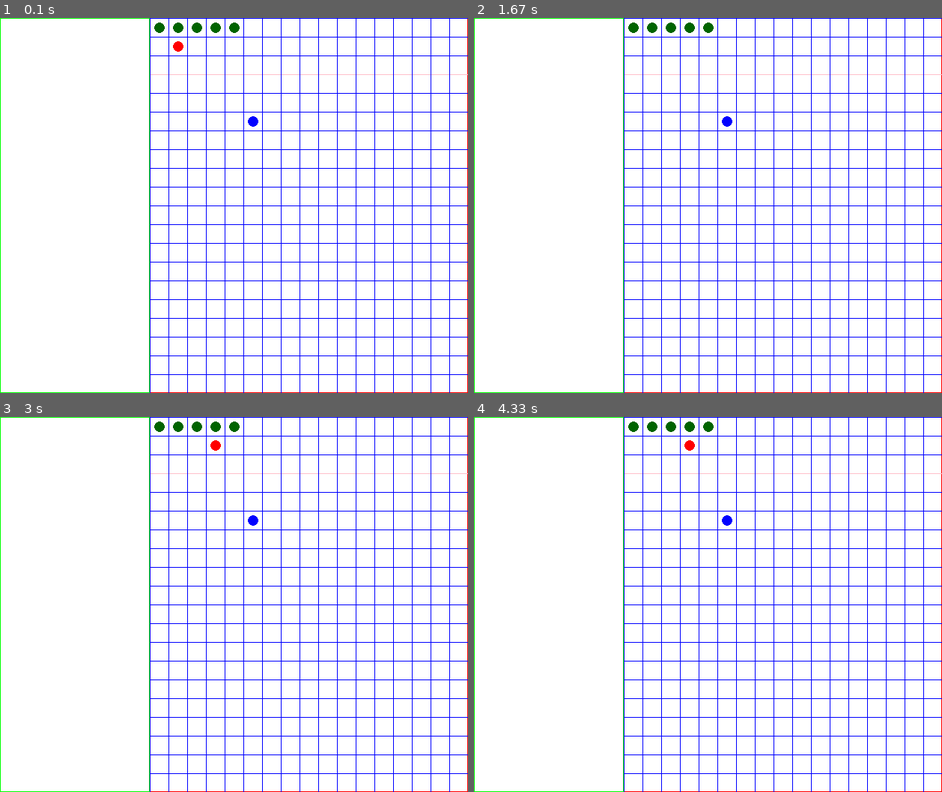
Above: before the commit, frames 1-4 (two rows, left to right).
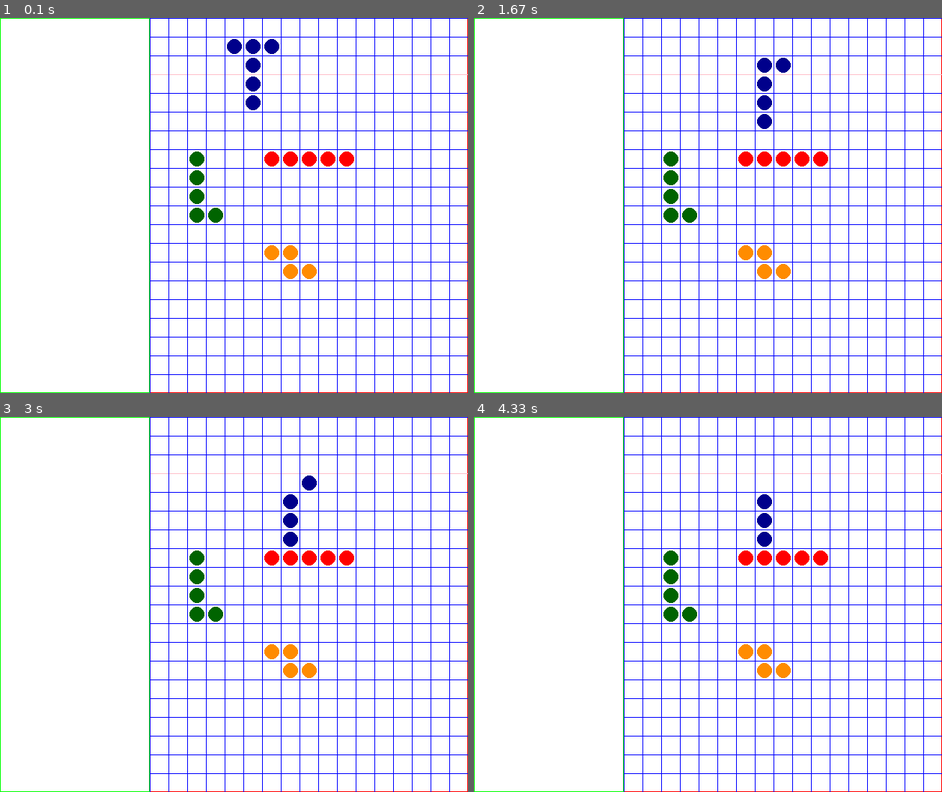
Above: after the commit, the same moments.

Repository: RoboAI/Tetris-in-Pygame
Game: pygame game, started from TetrisPygame.py
Same seed, same stepped clock (60 frames per second), same inputs: the game is played once before the commit and once after it.
Inputs:
- Up to frame 1 (0.1 s): no input
- Up to frame 2 (1.67 s): hold A 0.33-0.8 s; hold Right 0.33-0.8 s; hold Right 0.83-1.3 s; hold Up 1.33-1.63 s
- Up to frame 3 (3 s): hold Right 1.67-2.13 s; tap A at 1.82 s; hold Left 2.17-2.7 s; hold Down from 2.73 s (still down)
- Up to frame 4 (4.33 s): release Down at 3.03 s; hold Left 3.07-3.47 s; tap A at 3.22 s; hold Right from 3.9 s (still down)

The runs differ from the first frame. In frame 1, 2.3% of the frame differs, in the area x 32-76%, y 1-70%; in frame 2, 2.2%; in frame 3, 2.1%; in frame 4, 2.0%.

Commit message:
working: full collision, movement, colouring

Diff:
--- a/TetrisPygame.py
+++ b/TetrisPygame.py
@@ -99,6 +99,7 @@
     def __init__(self):
         super().__init__()
         self.shape: float = [0,0]
+        self.colour = "dark blue"
 
     def __init__(self, x: float, y: float):
         super().__init__()
@@ -114,14 +115,6 @@
 
     def get_bounds(self):
         return [self.shape[0]-1, self.shape[1]-1, 1, 1]
-
-    def check_collision(self, dot: Tetrimino) -> bool:
-        others_bounds = dot.get_bounds()
-        if (others_bounds[0] <= self.shape[0] and self.shape[0] <= (others_bounds[0] + others_bounds[2]) and
-            others_bounds[1] <= self.shape[1] and self.shape[1] <= (others_bounds[1] + others_bounds[3])):
-            return True
-        else:
-            return False
 
     def check_collision(self, col_direction, colliding_object: Tetrimino):
         if(self.shape[0] - colliding_object.shape[0] == 0 and
@@ -193,15 +186,11 @@
             return False
 
 
-class IBlock(TetriminoBlock):
-    def __init__(self):
-        super().__init__()
-        self.shape = [[0,0],[1,0],[2,0],[3,0],[4,0]]
-
-
 class TetriminoShape():
     def __init__(self) -> None:
         self.blocks: TetriminoDot = []
+        self.colour = "dark blue"
+        self.moving = True
 
     def set_shape(self, shape_points):
         for single_block in shape_points:
@@ -215,6 +204,10 @@
     def add_to_pos(self, x, y):
         for b in self.blocks:
             b.add_to_pos(x, y)
+
+    def set_colour(self, colour):
+        for b in self.blocks:
+            b.colour = colour
 
     def check_collision(self, col_direction, colliding_object: TetriminoDot):
         for b in self.blocks:
@@ -223,10 +216,15 @@
                 return result
         return ([False, "none"])
 
-
-
-#class TheGame(SingleDot):
-    #def __init__(self):
+    def check_collision_with_shape(self, col_direction, colliding_shape):
+        for b in self.blocks:
+            for b2 in colliding_shape.blocks:
+                result = b.check_collision(col_direction, b2)
+                if(result[0] == True):
+                    return result
+        return ([False, "none"])
+
+
 
 class SingleSquare:
     def __init__(self):
@@ -238,6 +236,11 @@
         self.rect[0] += x
         self.rect[1] += y
 
+IBlock = [[0,0],[1,0],[2,0],[3,0],[4,0]]
+TBlock = [[0,0],[1,0],[2,0],[1,1],[1,2],[1,3]]
+LBlock = [[0,0],[0,1],[0,2],[0,3],[1,3]]
+ZBlock = [[0,0],[1,0],[1,1],[2,1]]
+SQBlock = [[0,0],[1,0],[0,1],[1,1]]
 
 pygame.init()
 
@@ -257,14 +260,18 @@
              grid_width, grid_height]
 grid_square_size = grid_height / grid_num_of_squares
 grid_block_distance = get_distance(0, 0, grid_square_size, grid_square_size)
+grid_offset_x = grid_rect[0] + (grid_square_size / 2) + 1
+grid_offset_y = grid_rect[1] + (grid_square_size / 2) + 1
 
 # time calculator for shapes movement interval
-shapes_tick_interval = 500 # in milliseconds; move shape every xxx milliseconds
+shapes_tick_interval = 750 # in milliseconds; move shape every xxx milliseconds
 
 # Set up the drawing window
 screen = pygame.display.set_mode([screen_width, screen_height])
 
 counter = 0
+
+#used to calculate time between frames to control gameplay
 time_passed = 0
 
 # Get the Clock to limit frame-rate
@@ -277,28 +284,63 @@
 single_box.rect = [grid_rect[0], 0, grid_square_size, grid_square_size]
 #-----------------
 single_dot = TetriminoDot(0, 0)
-single_dot.set_pos( grid_rect[0] + (grid_square_size / 2) + 1,
-                    grid_rect[1] + (grid_square_size / 2) + 1)
+single_dot.set_pos(grid_offset_x, grid_offset_y)
 single_dot.add_to_pos(grid_square_size * 5, grid_square_size * 5)
 #------------------
 moving_dot = TetriminoDot(0,0)
-moving_dot.set_pos( grid_rect[0] + (grid_square_size / 2) + 1,
-                    grid_rect[1] + (grid_square_size / 2) + 1)
+moving_dot.set_pos(grid_offset_x, grid_offset_y)
 moving_dot.add_to_pos(grid_square_size, grid_square_size)
 moving_dot.moving = False
-#------------------
-i_block = IBlock()
-i_block.set_pos(grid_rect[0] + (grid_square_size / 2) + 1,
-                grid_rect[1] + (grid_square_size / 2) + 1)
-#-----------------
-i_block2 = TetriminoShape()
-i_block2.set_shape([[0,0],[1,0],[2,0],[3,0],[4,0]])
-i_block2.set_pos(grid_rect[0] + (grid_square_size / 2) + 1,
-                    grid_rect[1] + (grid_square_size / 2) + 1)
+#-----------------
+I_block = TetriminoShape()
+I_block.set_shape(IBlock.copy())
+I_block.set_pos(grid_offset_x, grid_offset_y)
+I_block.add_to_pos(grid_square_size * 6, grid_square_size * 7)
+I_block.set_colour("red")
+#-----------------
+T_block = TetriminoShape()
+T_block.set_shape(TBlock.copy())
+T_block.set_pos(grid_offset_x, grid_offset_y)
+T_block.add_to_pos(grid_square_size * 4, grid_square_size)
+T_block.set_colour("dark blue")
+#-----------------
+L_block = TetriminoShape()
+L_block.set_shape(LBlock.copy())
+L_block.set_pos(grid_offset_x, grid_offset_y)
+L_block.add_to_pos(grid_square_size * 2, grid_square_size * 7)
+L_block.set_colour("dark green")
+#-----------------
+Z_block = TetriminoShape()
+Z_block.set_shape(ZBlock.copy())
+Z_block.set_pos(grid_offset_x, grid_offset_y)
+Z_block.add_to_pos(grid_square_size * 6, grid_square_size * 12)
+Z_block.set_colour("dark orange")
+#-----------------
+moving_dot = T_block
+single_dot = I_block
+game_shapes = [I_block, L_block, Z_block]
+
+
 
 def draw_shape(tetri_blocks: TetriminoShape):
-    for x in tetri_blocks.blocks:
-        pygame.draw.circle(screen, "dark green", x.shape, 7, 7)
+    for block in tetri_blocks.blocks:
+        pygame.draw.circle(screen, block.colour, block.shape, 10, 10)
+
+
+def move_shape_by_one(direction, shape: TetriminoShape):
+    for single_shape in game_shapes:
+        result = moving_dot.check_collision_with_shape(direction, single_shape)
+        if(result[0] == True):
+            return
+
+    if(direction == "left"):
+        shape.add_to_pos(-grid_square_size, 0)
+    elif(direction == "right"):
+        shape.add_to_pos(grid_square_size, 0)
+    elif(direction == "up"):
+        shape.add_to_pos(0, -grid_square_size)
+    elif(direction == "down"):
+        shape.add_to_pos(0, grid_square_size)
 
 
 counter2 = 0
@@ -313,35 +355,22 @@
 
         elif event.type == pygame.KEYDOWN:
             if(event.key == pygame.K_LEFT):
-                result = moving_dot.check_collision("left", single_dot)
-                if(result[0] == False):
-                    #pygame.display.set_caption("left!! ")
-                    moving_dot.add_to_pos(-grid_square_size, 0)
-                else:
-                    pygame.display.set_caption("left blocked!! ")
+                move_shape_by_one("left", moving_dot)
 
             elif event.key == pygame.K_RIGHT:
-                result = moving_dot.check_collision("right", single_dot)
-                if(result[0] == False):
-                    #pygame.display.set_caption("right!! ")
-                    moving_dot.add_to_pos(grid_square_size, 0)
+                move_shape_by_one("right", moving_dot)
 
             elif event.key == pygame.K_UP:
-                result = moving_dot.check_collision("up", single_dot)
-                if(result[0] == False):
-                    #pygame.display.set_caption("up!! ")
-                    moving_dot.add_to_pos(0, -grid_square_size)
+                move_shape_by_one("up", moving_dot)
 
             elif event.key == pygame.K_DOWN:
-                result = moving_dot.check_collision("down", single_dot)
-                if(result[0] == False):
-                    #pygame.display.set_caption("down!! ")
-                    moving_dot.add_to_pos(0, grid_square_size)
-                else:
-                    pygame.display.set_caption("down blocked!! ")
-
-            get_angle(moving_dot.shape, single_dot.shape)
-            get_distance_from_pts(moving_dot.shape, single_dot.shape)
+                move_shape_by_one("down", moving_dot)
+
+            elif event.key == pygame.K_a:
+                del moving_dot.blocks[0]
+
+            #get_angle(moving_dot.shape, single_dot.shape)
+            #get_distance_from_pts(moving_dot.shape, single_dot.shape)
             #get_distance(0,0,grid_square_size, grid_square_size)
 
     # Fill the background with white
@@ -357,32 +386,25 @@
         #pygame.display.set_caption(str(time_passed))
         time_passed = 0
 
-        #pygame.display.set_caption(str(grid_square_size))
-
-        if moving_dot.moving == True:
+        #if moving_dot.moving == True:
             # do a dummy move to check for collision
-            moving_dot.add_to_pos(grid_square_size, grid_square_size)
+            #moving_dot.add_to_pos(grid_square_size, grid_square_size)
 
             # if colliding..
-            if moving_dot.check_collision(single_dot):
+            # if moving_dot.check_collision(single_dot, single_dot):
                 #stop object
-                moving_dot.moving = False
+                #moving_dot.moving = False
                 # move the object back to its previous point
-                moving_dot.add_to_pos(-grid_square_size, -grid_square_size)
-                pygame.display.set_caption("Collided!! ")
-
-
-
-
+                #moving_dot.add_to_pos(-grid_square_size, -grid_square_size)
+                #pygame.display.set_caption("Collided!! ")
+
+        move_shape_by_one("down", moving_dot)
 
     #--------------------------------------------------------------
 
-    #pygame.draw.rect(screen, "dark green", single_box.rect, 100)
-    pygame.draw.circle(screen, "blue", single_dot.shape, 7, 7)
-    pygame.draw.circle(screen, "red", moving_dot.shape, 7, 7)
-    #for box in i_block.shape:
-        #pygame.draw.circle(screen, "blue", box, 2)
-    draw_shape(i_block2)
+    draw_shape(moving_dot)
+    for game_shape in game_shapes:
+        draw_shape(game_shape)
 
     # Flip the display
     pygame.display.flip()
--- a/TetrisPygame2.py
+++ /dev/null
@@ -1,372 +0,0 @@
-import pygame
-import math
-
-def draw_grid(box_top):
-    start_x = grid_rect[0]
-    start_y = grid_rect[1]
-    end_x = start_x + grid_width
-    end_y = start_y + grid_height
-    grid_spacing = grid_square_size
-
-    for y in range(end_y):
-        pygame.draw.line(screen,
-                         "blue",
-                         (start_x, start_y + (y * grid_spacing)),
-                         (end_x, start_y + (y * grid_spacing)), 1)
-        if(y == 3):
-            pygame.draw.line(screen,
-                         "pink",
-                         (start_x, start_y + (y * grid_spacing)),
-                         (end_x, start_y + (y * grid_spacing)), 1)
-
-
-    for x in range(end_x):
-        pygame.draw.line(screen,
-                         "blue",
-                         (start_x + (x * grid_spacing), start_y),
-                         (start_x + (x * grid_spacing), end_y), 1)
-
-def get_angle(p1, p2):
-    # Difference in x coordinates
-    dx = p2[0] - p1[0]
-
-    # Difference in y coordinates
-    dy = p2[1] - p1[1]
-
-    # Angle between p1 and p2 in radians
-    theta = math.atan2(dy, -dx)
-
-    #convert to degrees
-    x = math.degrees(theta)
-
-    pygame.display.set_caption(str(x))
-
-    return x
-
-def get_distance(x1, y1, x2, y2):
-    distance = math.sqrt(((x2 - x1) ** 2) + (y2 - y1) ** 2)
-    #pygame.display.set_caption(str(distance))
-    return distance
-
-def get_distance_from_pts(p1, p2):
-    return get_distance(p1[0], p1[1], p2[0], p2[1])
-
-
-class Tetrimino:
-    def __init__(self):
-        self.moving: bool = True # used to stop object from moving any further
-        self.alive: bool = True # used to destroy this object (e.g. layer complete)
-        self.pos: float = [0,0]
-        self.shape: float = [[0,0]]
-
-    ### not tested
-    #def __init__(self, x: float, y: float) -> None:
-        #self.__init__()
-        #self.set_pos(self, x, y)
-
-    def set_pos(self, x: float, y: float):
-        self.pos[0] = x
-        self.pos[1] = y
-
-    def add_to_pos(self, x:float, y:float):
-        self.pos[0] += x
-        self.pos[1] += y
-
-    def get_bounds(self):
-        return self.pos
-
-    def check_collision(self, tetrimino) -> bool:
-        others_bounds = tetrimino.get_bounds()
-        if(self.pos[0] == others_bounds[0] and self.pos[1] == others_bounds[1]):
-            return True
-        else:
-            return False
-
-    # rotate
-    def rotate(degrees: int):
-        pass
-
-    # object can draw itself
-    def draw(self, pygame, screen):
-        pass
-
-    # should rotate once. Clockwise if True, Anti-Clockwise if False
-    def rotate(self, direction):
-        pass
-
-
-class TetriminoDot(Tetrimino):
-    def __init__(self):
-        super().__init__()
-        self.shape: float = [0,0]
-
-    def __init__(self, x: float, y: float):
-        super().__init__()
-        self.shape: float = [x, y]
-
-    def get_bounds(self):
-        return [self.shape[0]-1, self.shape[1]-1, 1, 1]
-
-    def check_collision(self, dot: Tetrimino) -> bool:
-        others_bounds = dot.get_bounds()
-        if (others_bounds[0] <= self.shape[0] and self.shape[0] <= (others_bounds[0] + others_bounds[2]) and
-            others_bounds[1] <= self.shape[1] and self.shape[1] <= (others_bounds[1] + others_bounds[3])):
-            return True
-        else:
-            return False
-
-    def check_collision(self, col_direction, colliding_object: Tetrimino):
-        if(self.shape[0] - colliding_object.shape[0] == 0 and
-           self.shape[1] - colliding_object.shape[1] == 0):
-            return ([True, "all"])
-
-        angle = get_angle(self.shape, colliding_object.shape)
-        distance = get_distance_from_pts(self.shape, colliding_object.shape)
-
-        if(distance > grid_block_distance):
-            return ([False, "all"])
-
-        if(col_direction == "left"):
-            if(angle == 0):
-                return ([True, col_direction])
-
-        elif(col_direction == "right"):
-            if(angle == 180):
-                return ([True, col_direction])
-
-        elif(col_direction == "down"):
-            if(angle == 90):
-                return ([True, col_direction])
-
-        elif(col_direction == "up"):
-            if(angle == -90):
-                return ([True, col_direction])
-
-        return ([False, "none"])
-
-
-class TetriminoBlock(Tetrimino):
-    def __init__(self):
-        super().__init__()
-        self.shape = [[]]
-
-    # set pos to be placed on the grid
-    def set_pos(self, x: float, y: float):
-        super().set_pos(x, y)
-        for i in range(len(self.shape)):
-            self.shape[i][0] = (self.shape[i][0] * grid_square_size) + x
-            self.shape[i][1] = (self.shape[i][1] * grid_square_size) + y
-
-    # add x and y to their respective coordinates
-    def add_to_pos(self, x: float, y: float):
-        super().add_to_pos(x, y)
-        for coords in self.shape:
-            coords[0] += x
-            coords[1] += y
-
-    #not working
-    def rotate(self, degrees: int):
-        abc = grid_rect[0] + (grid_square_size / 2) + 1
-        for coords in self.shape:
-            new_x = (((coords[0] / grid_square_size) - abc) * math.cos(degrees)) - (((coords[1] / grid_square_size) - abc) * math.sin(degrees))
-            new_y = (((coords[1] / grid_square_size) - abc) * math.cos(degrees)) + (((coords[0] / grid_square_size) - abc) * math.sin(degrees))
-            coords[0] = new_x
-            coords[1] = new_y
-
-    def get_bounds(self):
-        return [self.shape[0]-1, self.shape[1]-1, 1, 1]
-
-    def check_collision(self, dot: Tetrimino) -> bool:
-        others_bounds = dot.get_bounds()
-        if (others_bounds[0] <= self.shape[0] and self.shape[0] <= (others_bounds[0] + others_bounds[2]) and
-            others_bounds[1] <= self.shape[1] and self.shape[1] <= (others_bounds[1] + others_bounds[3])):
-            return True
-        else:
-            return False
-
-
-class IBlock(TetriminoBlock):
-    def __init__(self):
-        super().__init__()
-        self.shape = [[0,0],[1,0],[2,0],[3,0],[4,0]]
-
-class TetriminoShape():
-    def __init__(self) -> None:
-        self.blocks: TetriminoDot = []
-
-    def set_shape(self, shape_points):
-        for single_block in shape_points:
-             self.blocks.append(TetriminoDot(single_block[0], single_block[1]))
-
-    def set_pos(self, x, y):
-        for b in self.blocks:
-            b.set_pos(x, y)
-
-    def add_to_pos(self, x, y):
-        for b in self.blocks:
-            b.add_to_pos(x, y)
-
-    def check_collision(self, colliding_object: TetriminoDot):
-        for b in self.blocks:
-            b = TetriminoDot()#####
-            return b
-
-
-
-#class TheGame(SingleDot):
-    #def __init__(self):
-
-class SingleSquare:
-    def __init__(self):
-        self.x_pos: float = 0
-        self.y_pos: float = 0
-        self.rect = [0,0,0,0]
-
-    def move_me(self, x:float, y:float):
-        self.rect[0] += x
-        self.rect[1] += y
-
-
-pygame.init()
-
-border_thickness = 1
-
-screen_width = 625
-screen_height = 500
-
-infobox_width = 200
-infobox_height = screen_height
-infobox_rect = [0,0,infobox_width, infobox_height]
-
-grid_num_of_squares = 20
-grid_width = screen_width - infobox_width
-grid_height = screen_height
-grid_rect = [infobox_width, 0,
-             grid_width, grid_height]
-grid_square_size = grid_height / grid_num_of_squares
-grid_block_distance = get_distance(0, 0, grid_square_size, grid_square_size)
-
-# time calculator for shapes movement interval
-shapes_tick_interval = 500 # in milliseconds; move shape every xxx milliseconds
-
-# Set up the drawing window
-screen = pygame.display.set_mode([screen_width, screen_height])
-
-counter = 0
-time_passed = 0
-
-# Get the Clock to limit frame-rate
-clock = pygame.time.Clock()
-
-# Run until the user asks to quit
-running = True
-
-single_box = SingleSquare()
-single_box.rect = [grid_rect[0], 0, grid_square_size, grid_square_size]
-#-----------------
-single_dot = TetriminoDot(0, 0)
-single_dot.set_pos( grid_rect[0] + (grid_square_size / 2) + 1,
-                    grid_rect[1] + (grid_square_size / 2) + 1)
-single_dot.add_to_pos(grid_square_size * 5, grid_square_size * 5)
-single_dot.shape = single_dot.pos
-#------------------
-moving_dot = TetriminoDot(0,0)
-moving_dot.set_pos( grid_rect[0] + (grid_square_size / 2) + 1,
-                    grid_rect[1] + (grid_square_size / 2) + 1)
-moving_dot.add_to_pos(grid_square_size, grid_square_size)
-moving_dot.shape = moving_dot.pos
-moving_dot.moving = False
-#------------------
-i_block = IBlock()
-i_block.set_pos(grid_rect[0] + (grid_square_size / 2) + 1,
-                grid_rect[1] + (grid_square_size / 2) + 1)
-#-----------------
-
-counter2 = 0
-while running:
-    # set frame-rate
-    time_passed += clock.tick(60)
-
-    # Did the user click the window close button?
-    for event in pygame.event.get():
-        if event.type == pygame.QUIT:
-            running = False
-
-        elif event.type == pygame.KEYDOWN:
-            if(event.key == pygame.K_LEFT):
-                result = moving_dot.check_collision("left", single_dot)
-                if(result[0] == False):
-                    #pygame.display.set_caption("left!! ")
-                    moving_dot.add_to_pos(-grid_square_size, 0)
-                else:
-                    pygame.display.set_caption("left blocked!! ")
-
-            elif event.key == pygame.K_RIGHT:
-                result = moving_dot.check_collision("right", single_dot)
-                if(result[0] == False):
-                    #pygame.display.set_caption("right!! ")
-                    moving_dot.add_to_pos(grid_square_size, 0)
-
-            elif event.key == pygame.K_UP:
-                result = moving_dot.check_collision("up", single_dot)
-                if(result[0] == False):
-                    #pygame.display.set_caption("up!! ")
-                    moving_dot.add_to_pos(0, -grid_square_size)
-
-            elif event.key == pygame.K_DOWN:
-                result = moving_dot.check_collision("down", single_dot)
-                if(result[0] == False):
-                    #pygame.display.set_caption("down!! ")
-                    moving_dot.add_to_pos(0, grid_square_size)
-                else:
-                    pygame.display.set_caption("down blocked!! ")
-
-            get_angle(moving_dot.shape, single_dot.shape)
-            get_distance_from_pts(moving_dot.shape, single_dot.shape)
-            #get_distance(0,0,grid_square_size, grid_square_size)
-
-    # Fill the background with white
-    screen.fill((255, 255, 255))
-
-    pygame.draw.rect(screen, "green", infobox_rect, border_thickness)
-    pygame.draw.rect(screen, "red", grid_rect, border_thickness)
-
-    draw_grid(single_box.y_pos)
-
-    #--------------------------------------------------------------
-    if time_passed >= shapes_tick_interval :
-        #pygame.display.set_caption(str(time_passed))
-        time_passed = 0
-
-        #pygame.display.set_caption(str(grid_square_size))
-
-
-
-        if moving_dot.moving == True:
-            # do a dummy move to check for collision
-            moving_dot.add_to_pos(grid_square_size, grid_square_size)
-
-            # if colliding..
-            if moving_dot.check_collision(single_dot):
-                #stop object
-                moving_dot.moving = False
-                # move the object back to its previous point
-                moving_dot.add_to_pos(-grid_square_size, -grid_square_size)
-                pygame.display.set_caption("Collided!! ")
-
-
-    #--------------------------------------------------------------
-
-    #pygame.draw.rect(screen, "dark green", single_box.rect, 100)
-    pygame.draw.circle(screen, "blue", single_dot.shape, 7, 7)
-    pygame.draw.circle(screen, "red", moving_dot.shape, 7, 7)
-    #for box in i_block.shape:
-        #pygame.draw.circle(screen, "blue", box, 2)
-
-    # Flip the display
-    pygame.display.flip()
-
-    counter += 1
-
-# Done! Time to quit.
-pygame.quit()
--- a/testingpy.py
+++ /dev/null
@@ -1,25 +0,0 @@
-
-class Vehicle:
-    def __init__(self):
-        pass
-
-    def make_of_vehicle(self):
-        return "No Make"
-
-class BMW(Vehicle):
-    def __init__(self):
-        pass
-
-    def make_of_vehicle(self):
-        return "BMW"
-
-def printMake(v: Vehicle):
-    print(v.make_of_vehicle())
-
-print("hello")
-v = Vehicle()
-c = BMW()
-print(v.make_of_vehicle())
-print(c.make_of_vehicle())
-printMake(v)
-printMake(c)
